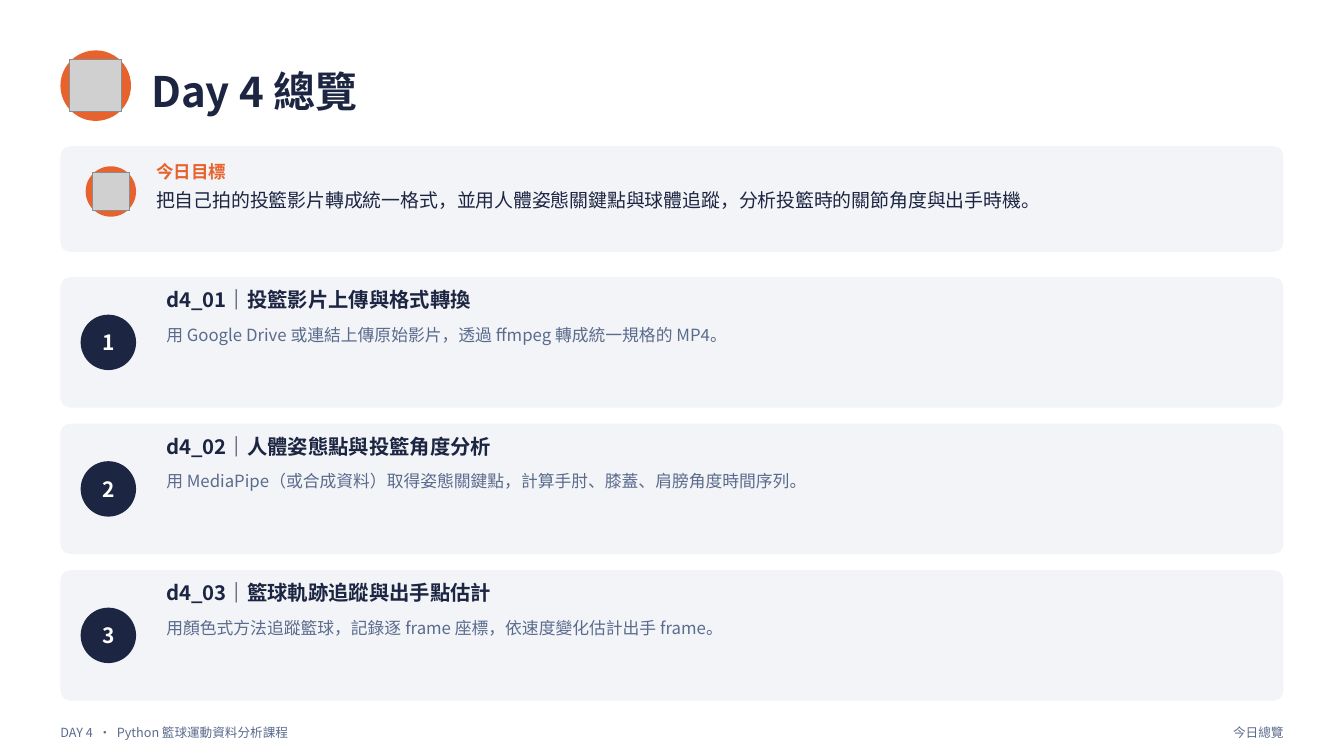
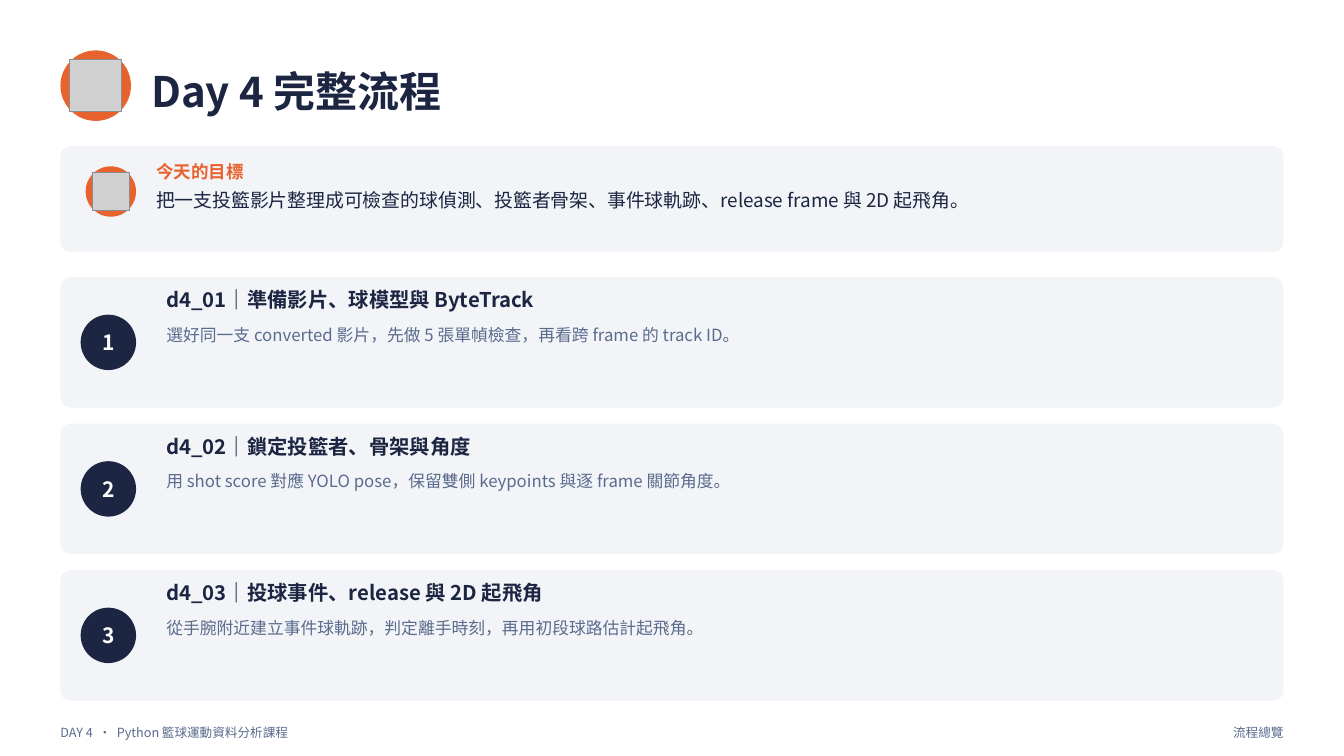
Before and after one commit to henry753951/basketball-hackathon-course, a slide deck: slide 2 of slides/day4_slides.pptx. Drawn at 1344x756 pixels with LibreOffice and Linux fonts; fonts in the diff are those of the drawing; grey boxes stand for pictures. Boxes give left, top, right and bottom in pixels: in the first picture for what was removed or moved away, otherwise in the second. Text is boxed around its words. In the diff, an @@ line names an element or a change of style, - is before the commit and + after.

Commit message:
feat: finalize Day 4 shot analysis course

```diff
--- a/slides/day4_slides.pptx
+++ b/slides/day4_slides.pptx
@@ text at bbox=[151, 71, 442, 117]: text changed @@
-Day 4 總覽
+Day 4 完整流程
@@ text at bbox=[156, 163, 243, 180]: text changed @@
-今日目標
+今天的目標
@@ text at bbox=[156, 191, 969, 209]: text changed @@
-把自己拍的投籃影片轉成統一格式，並用人體姿態關鍵點與球體追蹤，分析投籃時的關節角度與出手時機。
+把一支投籃影片整理成可檢查的球偵測、投籃者骨架、事件球軌跡、release frame 與 2D 起飛角。
@@ text at bbox=[166, 289, 534, 312]: text changed @@
-d4_01｜投籃影片上傳與格式轉換
+d4_01｜準備影片、球模型與 ByteTrack
@@ text at bbox=[166, 327, 739, 343]: text changed @@
-用 Google Drive 或連結上傳原始影片，透過 ffmpeg 轉成統一規格的 MP4。
+選好同一支 converted 影片，先做 5 張單幀檢查，再看跨 frame 的 track ID。
@@ text at bbox=[166, 436, 470, 457]: text changed @@
-d4_02｜人體姿態點與投籃角度分析
+d4_02｜鎖定投籃者、骨架與角度
@@ text at bbox=[166, 473, 731, 491]: text changed @@
-用 MediaPipe（或合成資料）取得姿態關鍵點，計算手肘、膝蓋、肩膀角度時間序列。
+用 shot score 對應 YOLO pose，保留雙側 keypoints 與逐 frame 關節角度。
@@ text at bbox=[166, 582, 543, 603]: text changed @@
-d4_03｜籃球軌跡追蹤與出手點估計
+d4_03｜投球事件、release 與 2D 起飛角
@@ text at bbox=[166, 620, 703, 636]: text changed @@
-用顏色式方法追蹤籃球，記錄逐 frame 座標，依速度變化估計出手 frame。
+從手腕附近建立事件球軌跡，判定離手時刻，再用初段球路估計起飛角。
@@ text at bbox=[1233, 726, 1283, 738]: text changed @@
-今日總覽
+流程總覽
```
Also in this commit, not shown: 6 other slides changed, 11 slides added, 2 slides removed, 22 other files.
